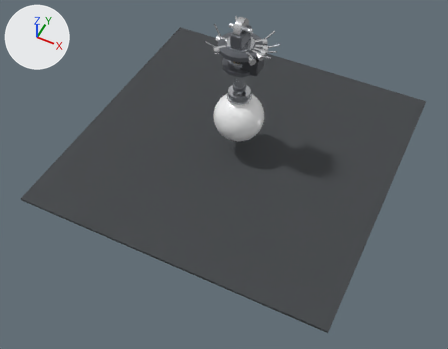
One commit to the Blender file blender/out/hub/coreball_hub.blend: the scene before it, then after it.
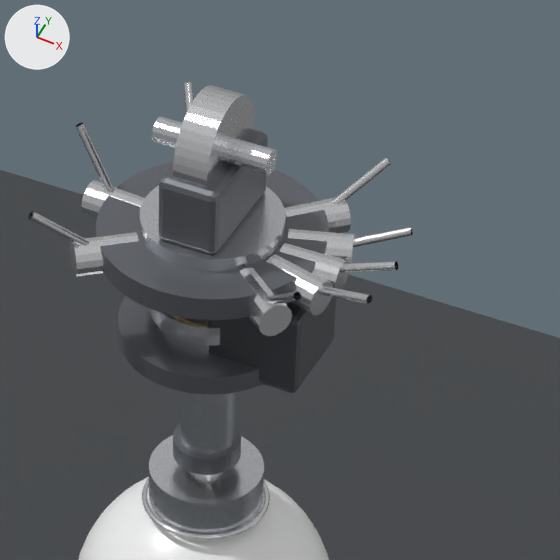
Each version appears first from a camera (50 mm lens) standing at (-0.079, -0.135, 1.904) and looking at (-0.338, 0.385, 1.254), and next in a close-up on the part from 44% to 69% of the width and 0% to 31% of the height. The axes (+X, +Y, +Z) are drawn at upper left. The lights are the same throughout. The first two pictures are the older version.

In view in the first close-up: 'ball', 'cable_2', 'cable_3', 'cable_4', 'cable_5', 'cable_6', 'cable_7', 'cable_8', 'floor', 'hub_plug_body', 'hub_top_cap', 'hub_top_plate', 'lug_2', 'lug_4', 'lug_5', 'lug_6', 'lug_7', 'lug_8', 'slide_outer', 'tether_axle', 'tether_sheave', 'tether_yoke', 'yaw_motor', 'yaw_plate' and 7 more.
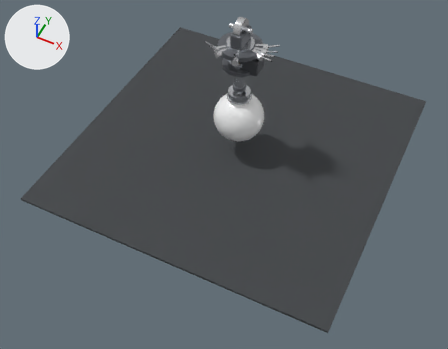
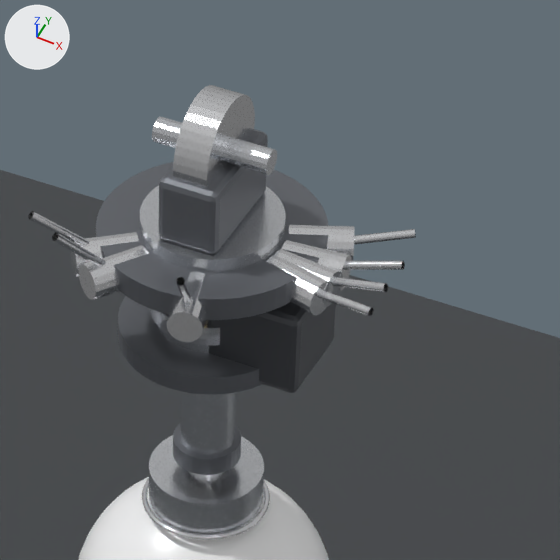
Changed parts and their boxes (x1, y1, x2, y2) in the close-ups (560 x 560 px):
'lug_5', moved, turned: before (239, 267, 292, 336); after (266, 255, 333, 315)
'lug_6', moved, turned: before (284, 197, 351, 233); after (79, 245, 149, 300)
'lug_2', moved, turned: before (266, 254, 333, 315); after (289, 225, 355, 261)
'lug_7', moved, turned: before (81, 180, 145, 219); after (275, 249, 343, 306)
'lug_3', moved, turned (not visible before): after (167, 272, 208, 342)
'lug_8', moved, turned: before (280, 243, 349, 290); after (282, 240, 352, 291)
'cable_7', reshaped: before (76, 123, 115, 193); after (332, 277, 388, 292)
'cable_6', reshaped (8% narrower, 29% shorter): before (332, 157, 391, 204); after (52, 233, 106, 266)
'lug_4', moved, turned (not visible afterwards): before (288, 229, 355, 263)
'cable_2', reshaped (19% wider, 16% shorter): before (320, 286, 372, 304); after (354, 229, 416, 244)
'cable_5', reshaped: before (266, 292, 301, 304); after (319, 290, 374, 316)
'cable_8', reshaped: before (341, 261, 398, 272); after (345, 261, 405, 270)
'cable_4', reshaped (not visible afterwards): before (353, 227, 413, 247)
'cable_3', reshaped: before (184, 82, 193, 113); after (176, 277, 193, 304)

Edits to the bpy script that builds the scene:
```text
Change cu_cable_2:
    where _sp = cu_cable_2.splines.new('POLY'); _sp.points.add(1)
    remove _sp.points.foreach_set('co', [-0.351, 0.512, 1.369, 1.0, -0.327, 0.506, 1.377, 1.0])
    add _sp.points.foreach_set('co', [-0.353, 0.532, 1.369, 1.0, -0.329, 0.542, 1.373, 1.0])
Change cu_cable_3:
    where _sp = cu_cable_3.splines.new('POLY'); _sp.points.add(1)
    remove _sp.points.foreach_set('co', [-0.397, 0.545, 1.369, 1.0, -0.407, 0.56, 1.387, 1.0])
    add _sp.points.foreach_set('co', [-0.372, 0.491, 1.369, 1.0, -0.368, 0.475, 1.389, 1.0])
Change cu_cable_4:
    where _sp = cu_cable_4.splines.new('POLY'); _sp.points.add(1)
    remove _sp.points.foreach_set('co', [-0.352, 0.53, 1.369, 1.0, -0.328, 0.537, 1.378, 1.0])
    add _sp.points.foreach_set('co', [-0.394, 0.547, 1.369, 1.0, -0.405, 0.568, 1.379, 1.0])
Change cu_cable_5:
    where _sp = cu_cable_5.splines.new('POLY'); _sp.points.add(1)
    remove _sp.points.foreach_set('co', [-0.357, 0.501, 1.369, 1.0, -0.341, 0.489, 1.385, 1.0])
    add _sp.points.foreach_set('co', [-0.351, 0.512, 1.369, 1.0, -0.326, 0.506, 1.373, 1.0])
Change cu_cable_6:
    where _sp = cu_cable_6.splines.new('POLY'); _sp.points.add(1)
    remove _sp.points.foreach_set('co', [-0.359, 0.541, 1.369, 1.0, -0.344, 0.556, 1.384, 1.0])
    add _sp.points.foreach_set('co', [-0.397, 0.495, 1.369, 1.0, -0.408, 0.48, 1.387, 1.0])
Change cu_cable_7:
    where _sp = cu_cable_7.splines.new('POLY'); _sp.points.add(1)
    remove _sp.points.foreach_set('co', [-0.41, 0.522, 1.369, 1.0, -0.422, 0.523, 1.392, 1.0])
    add _sp.points.foreach_set('co', [-0.35, 0.516, 1.369, 1.0, -0.325, 0.513, 1.376, 1.0])
Change cu_cable_8:
    where _sp = cu_cable_8.splines.new('POLY'); _sp.points.add(1)
    remove _sp.points.foreach_set('co', [-0.35, 0.52, 1.369, 1.0, -0.326, 0.521, 1.378, 1.0])
    add _sp.points.foreach_set('co', [-0.35, 0.522, 1.369, 1.0, -0.325, 0.524, 1.376, 1.0])
Change ob_lug_2:
    ob_lug_2.location: (-0.351, 0.5123, 1.369) -> (-0.3525, 0.532, 1.369)
    ob_lug_2.rotation_euler: (1.571, 0.0, 1.311) -> (1.571, 0.0, 1.983)  # degrees (90, 0, 75) -> degrees (90, 0, 114)
Change ob_lug_3:
    ob_lug_3.location: (-0.3968, 0.5449, 1.369) -> (-0.3723, 0.491, 1.369)
    ob_lug_3.rotation_euler: (1.571, 0.0, -2.547) -> (1.571, 0.0, 0.258)  # degrees (90, 0, -146) -> degrees (90, 0, 15)
Change ob_lug_4:
    ob_lug_4.location: (-0.3516, 0.5295, 1.369) -> (-0.3938, 0.5466, 1.369)
    ob_lug_4.rotation_euler: (1.571, 0.0, 1.895) -> (1.571, 0.0, -2.663)  # degrees (90, 0, 109) -> degrees (90, 0, -153)
Change ob_lug_5:
    ob_lug_5.location: (-0.3565, 0.5013, 1.369) -> (-0.351, 0.5123, 1.369)
    ob_lug_5.rotation_euler: (1.571, 0.0, 0.898) -> (1.571, 0.0, 1.311)  # degrees (90, 0, 51) -> degrees (90, 0, 75)
Change ob_lug_6:
    ob_lug_6.location: (-0.3586, 0.5411, 1.369) -> (-0.3972, 0.4954, 1.369)
    ob_lug_6.rotation_euler: (1.571, 0.0, 2.35) -> (1.571, 0.0, -0.609)  # degrees (90, 0, 135) -> degrees (90, 0, -35)
Change ob_lug_7:
    ob_lug_7.location: (-0.4099, 0.522, 1.369) -> (-0.3502, 0.5164, 1.369)
    ob_lug_7.rotation_euler: (1.571, 0.0, -1.638) -> (1.571, 0.0, 1.449)  # degrees (90, 0, -94) -> degrees (90, 0, 83)
Change ob_lug_8:
    ob_lug_8.location: (-0.35, 0.5205, 1.369) -> (-0.3501, 0.5224, 1.369)
    ob_lug_8.rotation_euler: (1.571, 0.0, 1.586) -> (1.571, 0.0, 1.652)  # degrees (90, 0, 91) -> degrees (90, 0, 95)
```
